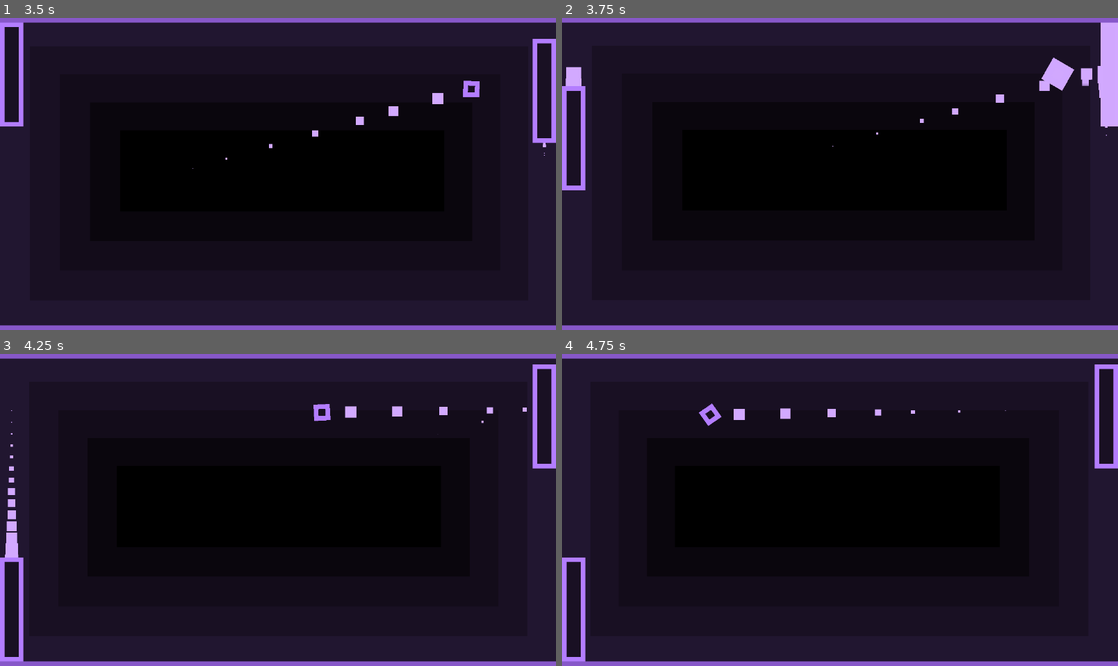
Above: before the commit, frames 1-4 (two rows, left to right).
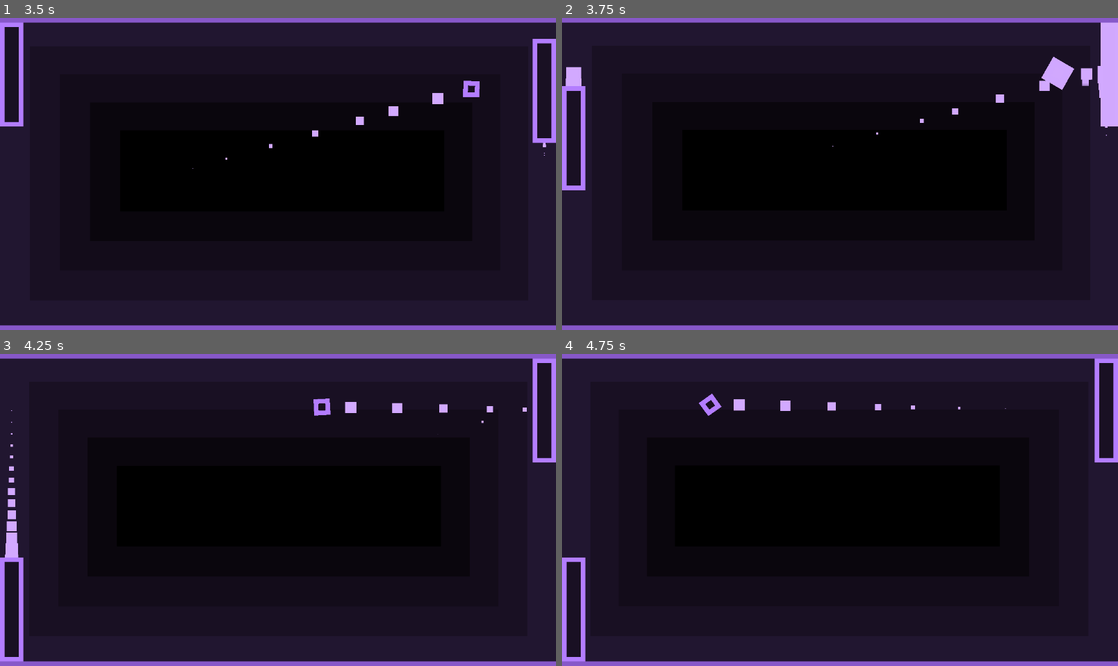
Above: after the commit, the same moments.

Repository: JoeZlonicky/interception
Game: Godot game, scene res://scenes/game/game.tscn
Same seed, same stepped clock (60 frames per second), same inputs: the game is played once before the commit and once after it.
Inputs:
- Up to frame 1 (3.5 s): hold W (player_1_move_up) 0.53-1.28 s; tap Down (player_2_move_down) at 0.6, 2.1 s; hold S (player_1_move_down) 1.28-2.03 s; tap Up (player_2_move_up) at 1.35, 2.85 s; hold W (player_1_move_up) from 2.03 s (still down)
- Up to frame 2 (3.75 s): release W (player_1_move_up) at 3.53 s; hold S (player_1_move_down) from 3.53 s (still down); tap Down (player_2_move_down) at 3.6 s
- Up to frame 3 (4.25 s): keep holding S (player_1_move_down)
- Up to frame 4 (4.75 s): keep holding S (player_1_move_down); tap Up (player_2_move_up) at 4.35 s

Frame 1 is identical in both runs. In frame 2, less than 0.1% of the frame differs, in the area x 86-93%, y 12-24%; in frame 3, 0.5%; in frame 4, 0.8%, in the area x 24-100%, y 1-37%.

Commit message:
Change font and fix right paddle bounce

Diff:
--- a/components/ball/ball.gd
+++ b/components/ball/ball.gd
@@ -57,11 +57,12 @@
 
 
 func _get_paddle_bounce_direction(paddle: Paddle, normal: Vector2) -> Vector2:
-	var d := normal.rotated(-PI / 4.0)
+	var m := 1 if normal.x < 0.0 else -1
+	var d := normal.rotated(m * PI / 4.0)
 	var diff := global_position.y - paddle.global_position.y
 	var ratio := remap(diff, -paddle.HEIGHT / 2.0, paddle.HEIGHT / 2.0, 0, 1)
 	ratio = clamp(ratio, 0, 1)
-	return d.rotated(ratio * PI / 2.0)
+	return d.rotated(ratio * m * -PI / 2.0)
 
 
 # Useful for setting the initial direction of the ball
--- a/project.godot
+++ b/project.godot
@@ -33,7 +33,7 @@
 
 [gui]
 
-theme/custom_font="uid://by2m4v1dk3eah"
+theme/custom_font="uid://yowr82ftgyxv"
 
 [input]
 
